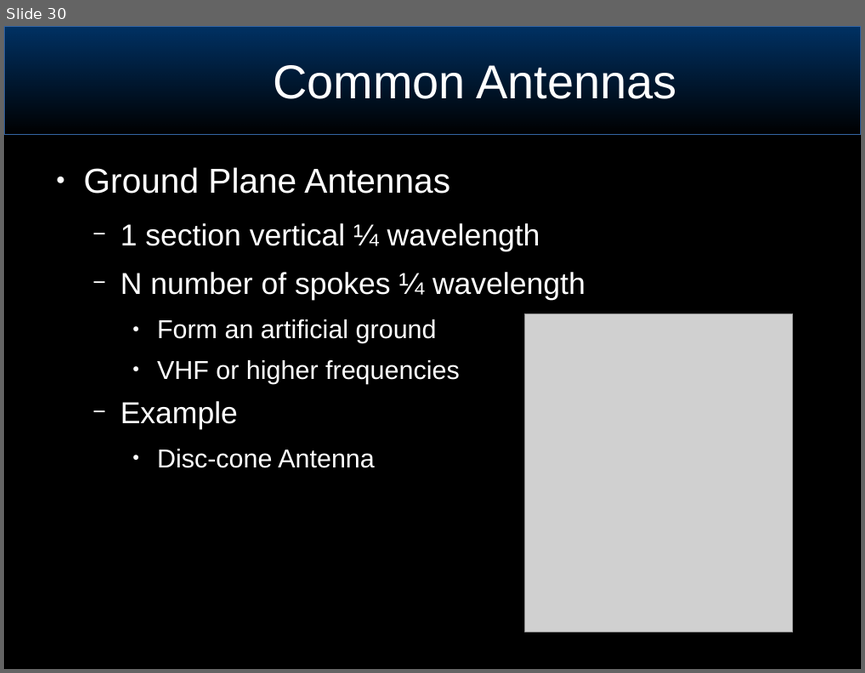
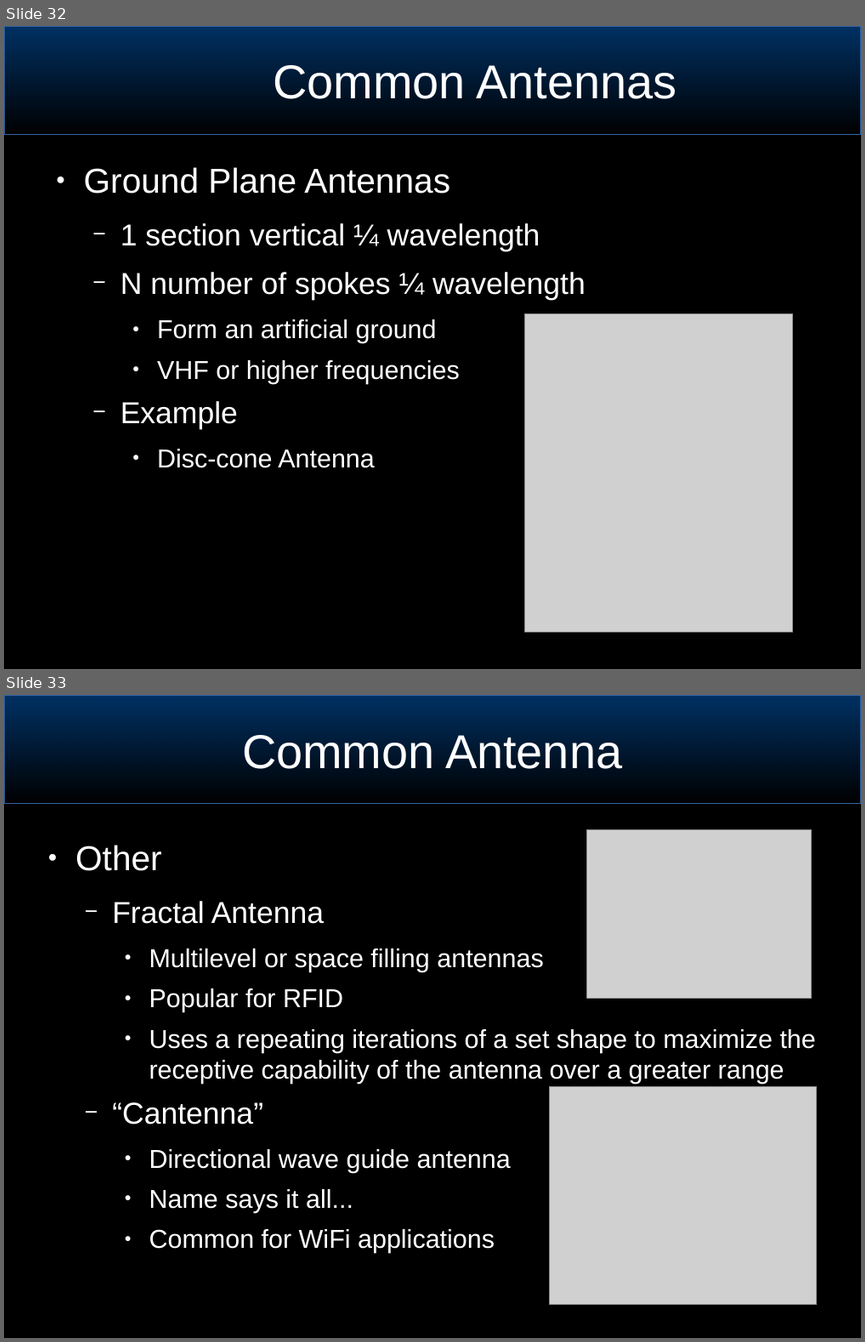
Before and after one commit to joeblankenship1/BRW_ANT_CLASS, a slide deck: BasicSignalsConcepts.odp. Shown one above the other, each under a label of ours: slide 30 before the commit, slides 32 and 33 after it. The pictures are 865x673 and 865x1342 pixels, drawn with LibreOffice and Linux fonts; fonts in the diff are those of the drawing; grey boxes stand for pictures; background and template pictures are left out. Boxes give left, top, right and bottom in pixels: in the first picture for what was removed or moved away, otherwise in the second. Text is boxed around its words. In the diff, an @@ line names an element or a change of style, - is before the commit and + after.

```diff
--- a/BasicSignalsConcepts.odp
+++ b/BasicSignalsConcepts.odp
@@ slide 33 added at box(4, 695, 861, 1338), background #000000; not listed: 1 template element that a slide beside it also shows @@
@@ title added at box(242, 735, 622, 769), 44 pt, text #FFFFFF @@
+Common Antenna
@@ text added at box(75, 845, 816, 1253), 24 pt, text #FFFFFF @@
+● Other
+  − Fractal Antenna
+    ● Multilevel or space filling antennas
+    ● Popular for RFID
+    ● Uses a repeating iterations of a set shape to maximize the receptive capability of the antenna over a greater range
+  − “Cantenna”
+    ● Directional wave guide antenna
+    ● Name says it all...
+    ● Common for WiFi applications
@@ picture added at box(587, 830, 812, 998) @@
@@ picture added at box(550, 1086, 817, 1304) @@
@@ what was slide 30 is now slide 32 @@
```
Also in this commit, not shown: 15 slides changed, 4 other slides added, 9 slides removed, 1 other file.
